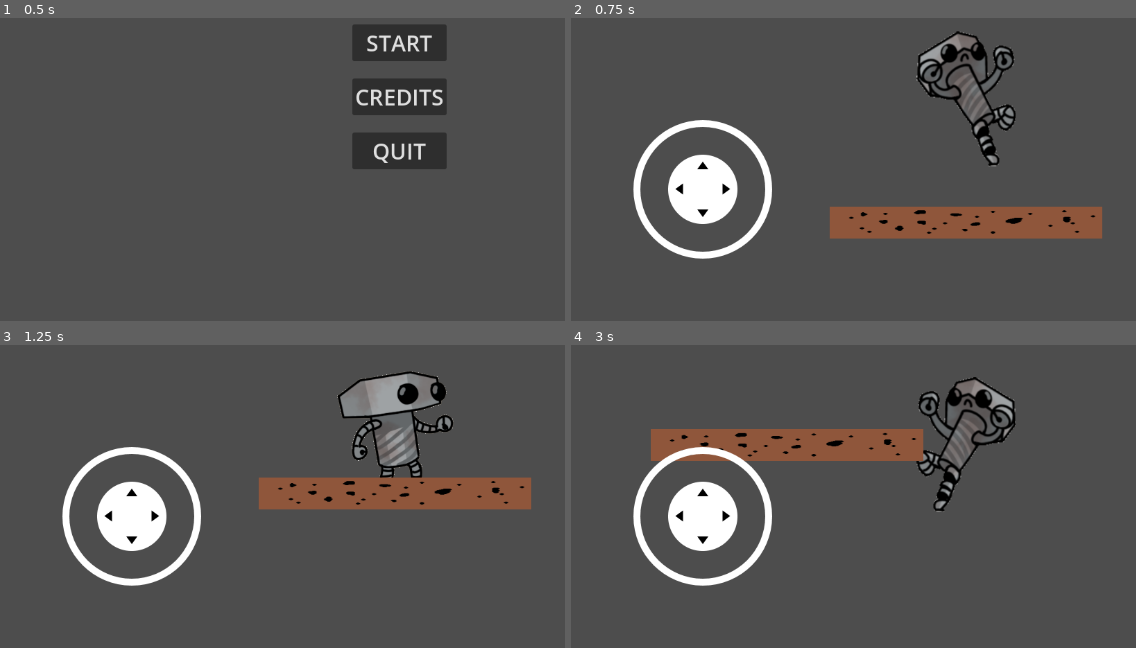
Above: before the commit, frames 1-4 (two rows, left to right).
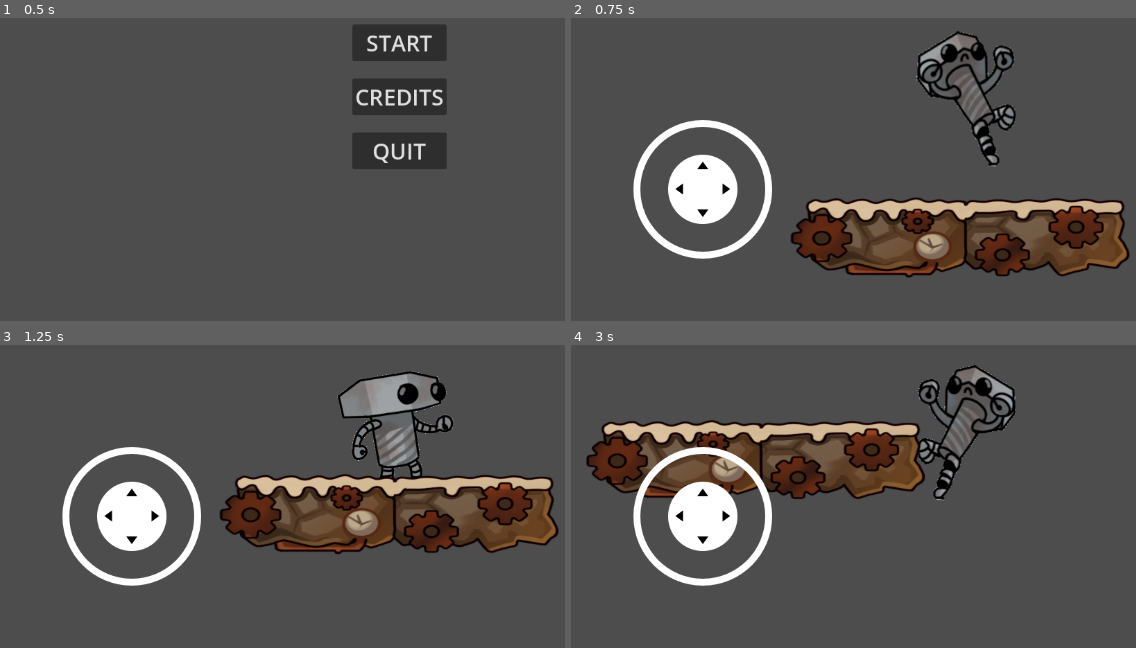
Above: after the commit, the same moments.

Repository: maxi-rv/DVB-Clinica-2024-Siena
Game: Godot game, scene res://scenes/menu.tscn
Same seed, same stepped clock (60 frames per second), same inputs: the game is played once before the commit and once after it.
Inputs (mouse positions are in pixels of both pictures, inside the frame that each line leads up to):
- Up to frame 1 (0.5 s): no input
- Up to frame 2 (0.75 s): click "START" at 0.5 s
- Up to frame 3 (1.25 s): no input
- Up to frame 4 (3 s): tap Enter at 1.25 s; move the mouse to (outside the picture) at 1.27 s; hold Right (ui_right) 1.28-2 s; click (outside the picture) at 1.42 s; tap Up (ui_up) at 1.52 s; drag from (808, 444) to (932, 514) at 2.02 s; move the mouse to (outside the picture) at 2.77 s; hold Left (ui_left) from 2.78 s (still down)

Frame 1 is identical in both runs. In frame 2, 13% of the frame differs, in the area x 38-99%, y 59-86%; in frame 3, 13%; in frame 4, 16%, in the area x 2-79%, y 6-56%.

Commit message:
-Platforms

Diff:
--- a/scenes/level1.tscn
+++ b/scenes/level1.tscn
@@ -2,7 +2,7 @@
 
 [ext_resource type="PackedScene" uid="uid://crfjsqtytbfgi" path="res://scenes/demo_music.tscn" id="1_maudg"]
 [ext_resource type="PackedScene" uid="uid://b0k6x1jw8gn7f" path="res://scenes/player.tscn" id="2_i5teq"]
-[ext_resource type="PackedScene" uid="uid://hsy2d783flps" path="res://scenes/platform.tscn" id="3_w124i"]
+[ext_resource type="PackedScene" uid="uid://hsy2d783flps" path="res://scenes/platforms/platform.tscn" id="3_w124i"]
 
 [sub_resource type="WorldBoundaryShape2D" id="WorldBoundaryShape2D_f7n31"]
 
--- /dev/null
+++ b/scenes/platforms/platform.tscn
@@ -0,0 +1,21 @@
+[gd_scene load_steps=3 format=3 uid="uid://hsy2d783flps"]
+
+[ext_resource type="Texture2D" uid="uid://chdmsnrmh4hkq" path="res://assets/sprites/platforms/platform_c.png" id="1_a5njc"]
+
+[sub_resource type="RectangleShape2D" id="RectangleShape2D_tiyja"]
+size = Vector2(783.332, 61.5)
+
+[node name="Platform" type="StaticBody2D"]
+position = Vector2(600, 500)
+scale = Vector2(0.600001, 1)
+
+[node name="CollisionShape2D" type="CollisionShape2D" parent="."]
+position = Vector2(-10, 2)
+shape = SubResource("RectangleShape2D_tiyja")
+one_way_collision = true
+
+[node name="Sprite2D" type="Sprite2D" parent="."]
+texture_filter = 2
+position = Vector2(-15, 22)
+scale = Vector2(1.53516, 0.71875)
+texture = ExtResource("1_a5njc")
--- /dev/null
+++ b/scenes/platforms/platform_a.tscn
@@ -0,0 +1,21 @@
+[gd_scene load_steps=3 format=3 uid="uid://c4qcxwd31njya"]
+
+[ext_resource type="Texture2D" uid="uid://iipsiqpo8la2" path="res://assets/sprites/platforms/platform_A.png" id="1_701d6"]
+
+[sub_resource type="RectangleShape2D" id="RectangleShape2D_tiyja"]
+size = Vector2(404.999, 92.75)
+
+[node name="Platform" type="StaticBody2D"]
+position = Vector2(600, 500)
+scale = Vector2(0.600001, 1)
+
+[node name="CollisionShape2D" type="CollisionShape2D" parent="."]
+position = Vector2(-17.5, 17.625)
+shape = SubResource("RectangleShape2D_tiyja")
+one_way_collision = true
+
+[node name="Sprite2D" type="Sprite2D" parent="."]
+texture_filter = 2
+position = Vector2(-15, 22)
+scale = Vector2(1.53516, 0.71875)
+texture = ExtResource("1_701d6")
--- /dev/null
+++ b/scenes/platforms/platform_b.tscn
@@ -0,0 +1,21 @@
+[gd_scene load_steps=3 format=3 uid="uid://yhlbi3vs0tyx"]
+
+[ext_resource type="Texture2D" uid="uid://bek7tnqrh4hew" path="res://assets/sprites/platforms/platform_b.png" id="1_f2mb2"]
+
+[sub_resource type="RectangleShape2D" id="RectangleShape2D_tiyja"]
+size = Vector2(404.999, 92.75)
+
+[node name="Platform" type="StaticBody2D"]
+position = Vector2(600, 500)
+scale = Vector2(0.600001, 1)
+
+[node name="CollisionShape2D" type="CollisionShape2D" parent="."]
+position = Vector2(-17.5, 17.625)
+shape = SubResource("RectangleShape2D_tiyja")
+one_way_collision = true
+
+[node name="Sprite2D" type="Sprite2D" parent="."]
+texture_filter = 2
+position = Vector2(-15, 22)
+scale = Vector2(1.53516, 0.71875)
+texture = ExtResource("1_f2mb2")
--- /dev/null
+++ b/scenes/platforms/platform_c.tscn
@@ -0,0 +1,21 @@
+[gd_scene load_steps=3 format=3 uid="uid://b2awnev8wdlb2"]
+
+[ext_resource type="Texture2D" uid="uid://chdmsnrmh4hkq" path="res://assets/sprites/platforms/platform_c.png" id="1_pol2e"]
+
+[sub_resource type="RectangleShape2D" id="RectangleShape2D_tiyja"]
+size = Vector2(783.332, 61.5)
+
+[node name="Platform" type="StaticBody2D"]
+position = Vector2(600, 500)
+scale = Vector2(0.600001, 1)
+
+[node name="CollisionShape2D" type="CollisionShape2D" parent="."]
+position = Vector2(-10, 2)
+shape = SubResource("RectangleShape2D_tiyja")
+one_way_collision = true
+
+[node name="Sprite2D" type="Sprite2D" parent="."]
+texture_filter = 2
+position = Vector2(-15, 22)
+scale = Vector2(1.53516, 0.71875)
+texture = ExtResource("1_pol2e")
--- /dev/null
+++ b/scenes/platforms/platform_d.tscn
@@ -0,0 +1,21 @@
+[gd_scene load_steps=3 format=3 uid="uid://5ixtihpgcgnt"]
+
+[ext_resource type="Texture2D" uid="uid://j7ibcoksio2a" path="res://assets/sprites/platforms/platform_d.png" id="1_5ru33"]
+
+[sub_resource type="RectangleShape2D" id="RectangleShape2D_tiyja"]
+size = Vector2(783.332, 61.5)
+
+[node name="Platform" type="StaticBody2D"]
+position = Vector2(600, 500)
+scale = Vector2(0.600001, 1)
+
+[node name="CollisionShape2D" type="CollisionShape2D" parent="."]
+position = Vector2(-10, 2)
+shape = SubResource("RectangleShape2D_tiyja")
+one_way_collision = true
+
+[node name="Sprite2D" type="Sprite2D" parent="."]
+texture_filter = 2
+position = Vector2(-15, 22)
+scale = Vector2(1.53516, 0.71875)
+texture = ExtResource("1_5ru33")
Binary file removed: assets/platforms/platform01.png
Not shown, removed: assets/platforms/platform01.png.import
Binary file removed: assets/platforms/platform02.png
Not shown, removed: assets/platforms/platform02.png.import
Binary file removed: assets/platforms/platform_large01.png
Not shown, removed: assets/platforms/platform_large01.png.import
Binary file removed: assets/platforms/platform_large02.png
Not shown, removed: assets/platforms/platform_large02.png.import
